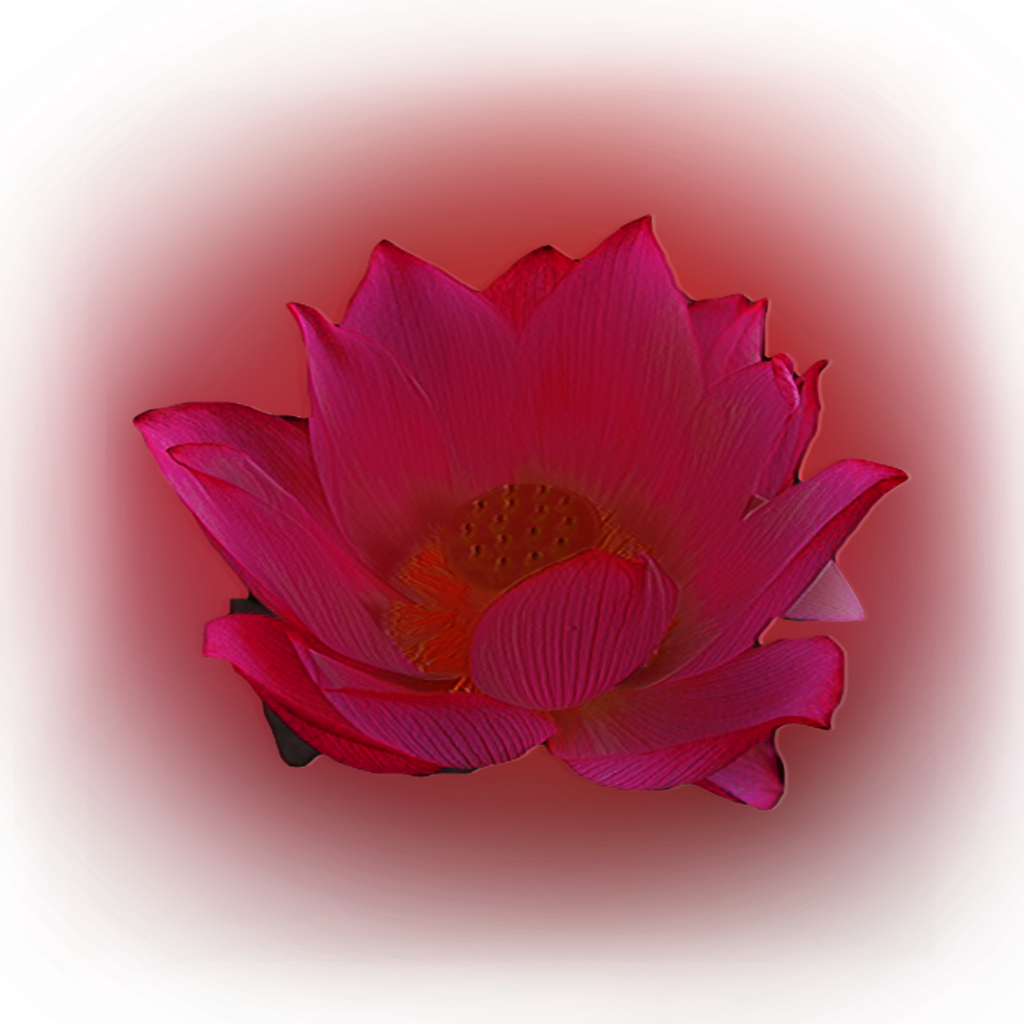
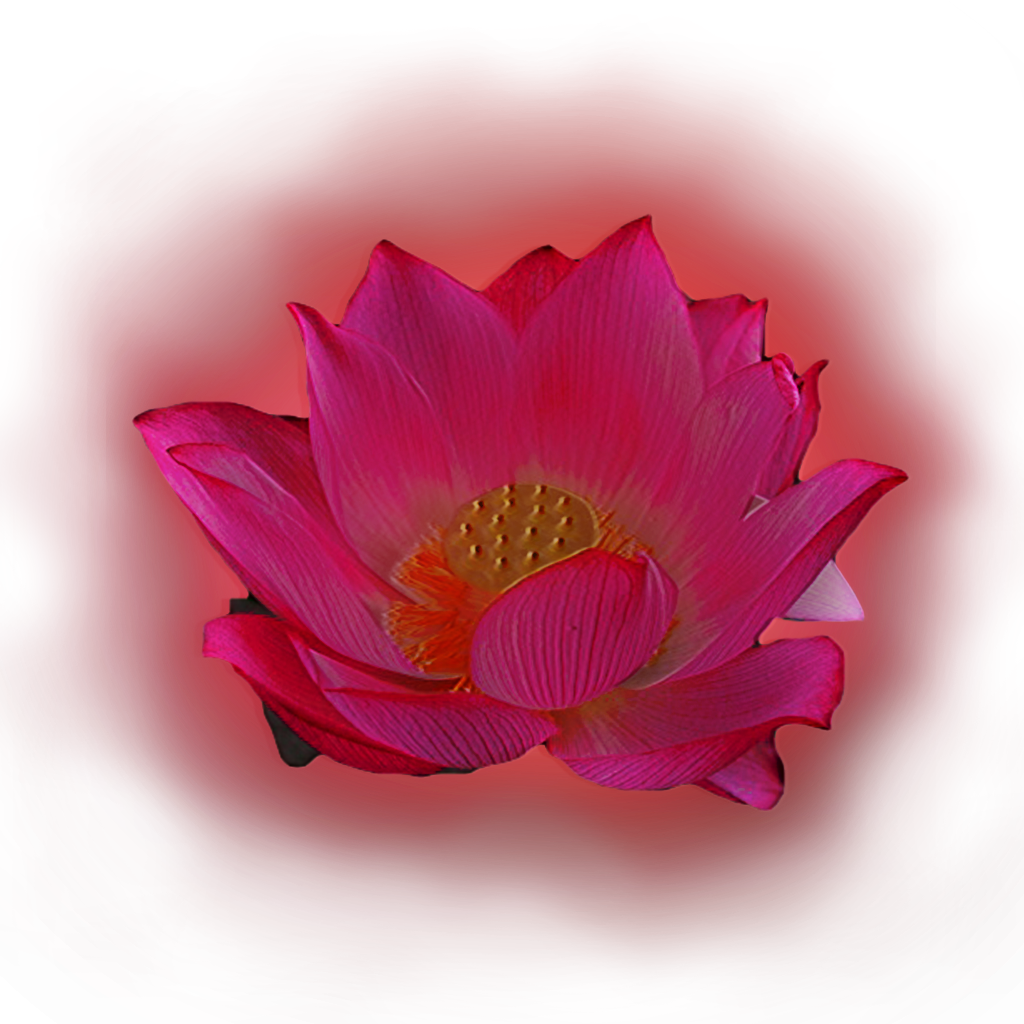
Before/after of a 1024×1024 layered artwork. What changed in the layer stack:
"Group 1 copy": opacity 100% → 35%, painted on it over [13, 30, 1024, 1024]
"Layer 0 copy 2": opacity 100% → 85% over [133, 214, 908, 811]
"Layer 0 copy": opacity 68% → 100% over [133, 214, 909, 811]
painted on "Group 1 copy 5" over [87, 90, 936, 962]
painted on "Group 1 copy 4" over [87, 90, 936, 962]
added layer "Group 1 copy 6" (addition) in group "Group 1" over [0, 15, 1024, 1019]
painted on "Group 1 copy 3" over [0, 0, 1024, 1024]
painted on "Group 1 copy 2" over [0, 0, 1024, 1024]
